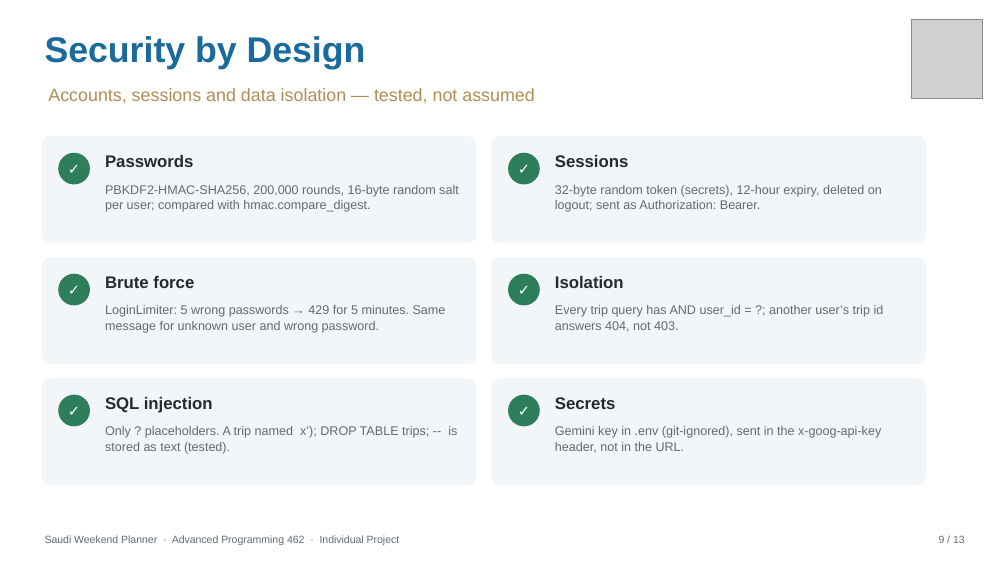
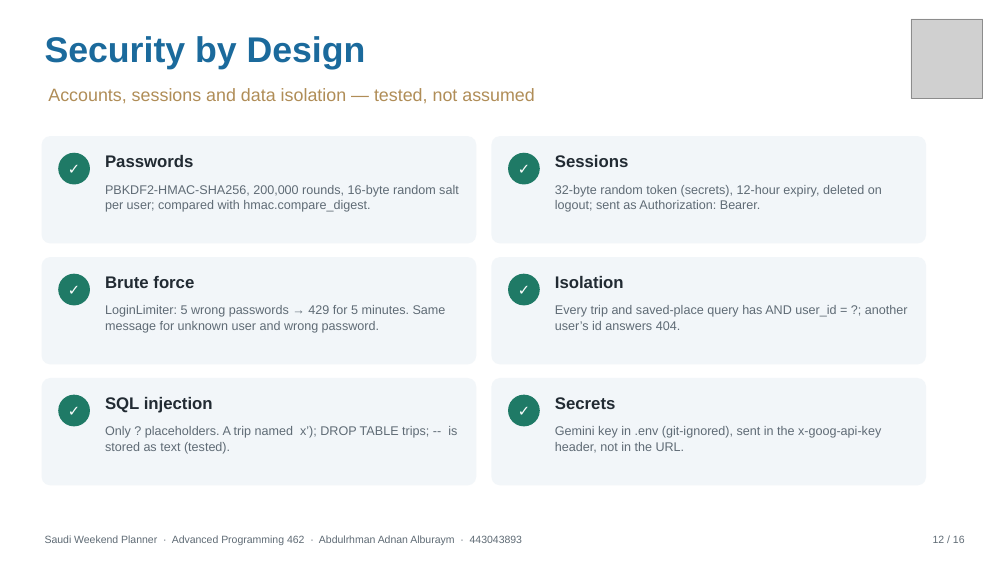
Before and after one commit to abdulrhmanalbream/saudi-weekend-plans, a slide deck: slide 12 of docs/Saudi_Weekend_Planner_Presentation.pptx (slide 9 before the commit). Drawn at 1008x567 pixels with LibreOffice and Linux fonts; fonts in the diff are those of the drawing; grey boxes stand for pictures. Boxes give left, top, right and bottom in pixels: in the first picture for what was removed or moved away, otherwise in the second. Text is boxed around its words. In the diff, an @@ line names an element or a change of style, - is before the commit and + after.

```diff
--- a/docs/Saudi_Weekend_Planner_Presentation.pptx
+++ b/docs/Saudi_Weekend_Planner_Presentation.pptx
@@ text at [555,305,908,330]: text changed @@
-Every trip query has AND user_id = ?; another user’s trip id answers 404, not 403.
+Every trip and saved-place query has AND user_id = ?; another user’s id answers 404.
@@ fill #2E7D5B to #1F7A66 in 6 elements at [58,153,90,185], [508,153,540,185], [58,274,90,306], [508,274,540,306], [58,395,90,426], [508,395,540,426] @@
@@ text at [45,535,522,545]: text changed @@
-Saudi Weekend Planner · Advanced Programming 462 · Individual Project
+Saudi Weekend Planner · Advanced Programming 462 · Abdulrhman Adnan Alburaym · 443043893
@@ text at [933,535,965,543]: text changed @@
-9 / 13
+12 / 16
```
Also in this commit, not shown: 9 other slides changed, 6 slides added, 3 slides removed, 17 other files.
